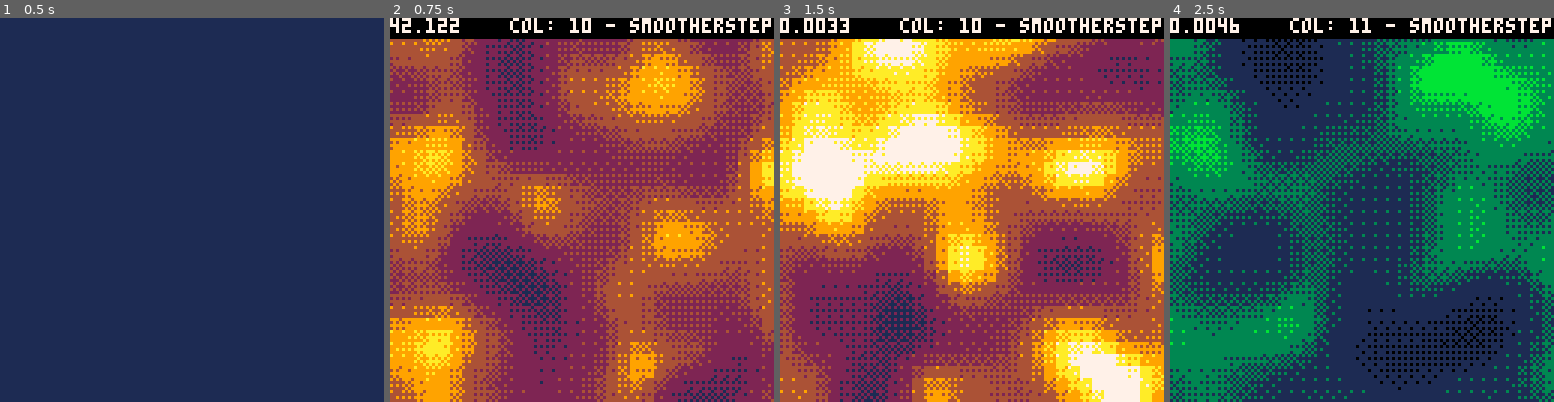
Above: before the commit, frames 1-4 (left to right).
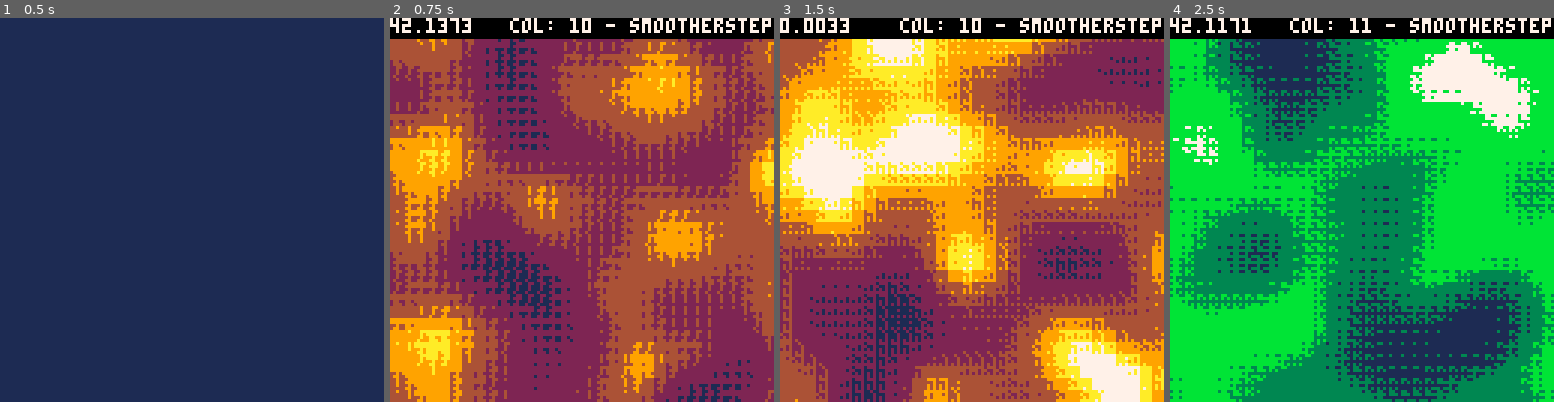
Above: after the commit, the same moments.

Repository: Schnobb/pico8-stuff
Game: PICO-8 cartridge perlin.p8
Two runs of this game, one before a commit and one after it. Both use one fixed random seed, a clock stepped at 60 frames per second and the inputs below.
Inputs:
- Up to frame 1 (0.5 s): tap X (X key) at 0.33 s
- Up to frame 2 (0.75 s): tap O (Z key) at 0.7 s
- Up to frame 3 (1.5 s): tap X (X key) at 1.07 s
- Up to frame 4 (2.5 s): hold Right 1.6-2.1 s; tap O (Z key) at 1.7, 2.1 s; tap X (X key) at 1.85 s; hold Up 2.15-2.42 s; hold Right from 2.47 s (still down)

Frame 1 is identical in both runs. In frame 2, 22% of the frame differs, in the area x 0-100%, y 0-100%; in frame 3, 21%; in frame 4, 78%.

Commit message:
added a random brightness table feature to dither

Diff:
--- a/dither.p8
+++ b/dither.p8
@@ -11,6 +11,7 @@
  interp=interp_list[interp_idx+1].f
 
  color_res=32
+ bright_pat=nil
  init_colors(color_res)
 end
 
@@ -32,11 +33,16 @@
 	 regen=true
 	end
 
+	if btnp(❎) then
+	 bright_pat=gen_rnd_pat()
+	 regen=true
+	end
+
 	interp=interp_list[interp_idx+1].f
 	interp(0,1,0.5)
 
 	if regen then
-	 init_colors(color_res)
+	 init_colors(color_res,bright_pat)
 	end
 end
 
@@ -59,14 +65,14 @@
 -->8
 --colors
 
-function init_colors(res)
+function init_colors(res,bright)
  -- enable color fill patterns
  poke(0x5f34,1)
 
  -- res: resolution of brightness gradient, default 128
  res=res or 128
 
- local bright={
+ bright=bright or {
   0b0.1000000000000000,
   0b0.1000000000100000,
   0b0.1000000010100000,
@@ -97,7 +103,7 @@
   {0,1,2,8},
   {0,1,2,4,9},
   {0,1,2,4,9,10,7},
-  {0,1,3,11},
+  {0,1,3,11,11,7},
   {0,1,13,12,7},
   {0,1,13},
   {0,1,8,14},
@@ -106,15 +112,15 @@
 
 	colors={res=res}
 
-	for i=0,15 do
+	for i=0,#hues-1 do
  	local h=hues[i+1]
- 	local hi=1
+ 	local hi=0
  	local hstep=res\(#h-1)
 		colors[i]={}
 
 		for j=0,res do
 		 local b=interp(0,#bright,(j%hstep)/hstep)
-		 if j>0 and j%hstep==0 then
+		 if j%hstep==0 then
 		  hi=hi+1
 		 end
 
@@ -130,7 +136,7 @@
 end
 
 function hcolor(base,light)
-	local l=light*colors.res
+	local l=min(light,1)*colors.res
 	return colors[base][flr(l)]
 end
 -->8
@@ -210,6 +216,32 @@
 		end
 	end
 end
+
+function next_rnd_pat(prev)
+ while prev!=0xffff do
+  local bit=flr(rnd(16))
+  if band(2^bit,prev)==0 then
+   return bor(2^bit,prev)
+  end
+ end
+
+ return nil
+end
+
+function gen_rnd_pat()
+ local pats={0}
+
+ for i=1,16 do
+  local n=next_rnd_pat(pats[i])
+  add(pats,n)
+ end
+
+ for i=1,#pats do
+ 	pats[i]=band(0x0000.ffff,pats[i]>>16)
+ end
+
+ return pats
+end
 __gfx__
 00000000010000000000000000000000000000000000000000000000000000000000000000000000000000000000000000000000000000000000000000000000
 00000000010000000000000000000000000000000000000000000000000000000000000000000000000000000000000000000000000000000000000000000000
--- a/fire.p8
+++ b/fire.p8
@@ -8,7 +8,7 @@
 local wind=0.6
 
 function _init()
- lowres = false
+ lowres = true
  buffer_size = 127
 
  if lowres then
--- a/perlin.p8
+++ b/perlin.p8
@@ -25,6 +25,7 @@
 
  draw=true
  debug=true
+ rnd_pat=true
 
  interp_list={
   {f=lerp,name="lerp"},
@@ -38,8 +39,14 @@
  col_idx=10
 
  local seed=nil
+ local bpat=nil
+
+ if rnd_pat then
+  bpat=gen_rnd_pat()
+ end
+
  init_grad(seed)
- init_colors(64)
+ init_colors(64,bpat)
 end
 
 function _update60()
@@ -67,6 +74,9 @@
 
  if btnp(🅾️) then
   init_grad()
+  if rnd_pat then
+   init_colors(64,gen_rnd_pat())
+  end
   draw=true
  end
 
@@ -275,14 +285,14 @@
 -->8
 --colors
 
-function init_colors(res)
+function init_colors(res,bright)
  -- enable color fill patterns
  poke(0x5f34,1)
 
- -- res: resolution of brightness gradiant, default 128
+ -- res: resolution of brightness gradient, default 128
  res=res or 128
 
- local bright={
+ bright=bright or {
   0b0.1000000000000000,
   0b0.1000000000100000,
   0b0.1000000010100000,
@@ -313,7 +323,7 @@
   {0,1,2,8},
   {0,1,2,4,9},
   {0,1,2,4,9,10,7},
-  {0,1,3,11},
+  {0,1,3,11,11,7},
   {0,1,13,12,7},
   {0,1,13},
   {0,1,8,14},
@@ -322,16 +332,15 @@
 
 	colors={res=res}
 
-	for i=0,15 do
+	for i=0,#hues-1 do
  	local h=hues[i+1]
- 	local hi=1
+ 	local hi=0
  	local hstep=res\(#h-1)
 		colors[i]={}
 
 		for j=0,res do
 		 local b=smoothstep(0,#bright,(j%hstep)/hstep)
-		 b=flr(b)
-		 if j>0 and j%hstep==0 then
+		 if j%hstep==0 then
 		  hi=hi+1
 		 end
 
@@ -341,7 +350,7 @@
 		 local cright=h[min(hi+1,#h)]
 
 		 colors[i][j]=bor(cleft,shl(cright,4))
-		 colors[i][j]+=bright[b+1]
+		 colors[i][j]+=bright[flr(b)+1]
 		end
 	end
 end
@@ -349,6 +358,32 @@
 function hcolor(base,light)
 	local l=light*colors.res
 	return colors[base][flr(l)]
+end
+
+function next_rnd_pat(prev)
+ while prev!=0xffff do
+  local bit=flr(rnd(16))
+  if band(2^bit,prev)==0 then
+   return bor(2^bit,prev)
+  end
+ end
+
+ return nil
+end
+
+function gen_rnd_pat()
+ local pats={0}
+
+ for i=1,16 do
+  local n=next_rnd_pat(pats[i])
+  add(pats,n)
+ end
+
+ for i=1,#pats do
+ 	pats[i]=band(0x0000.ffff,pats[i]>>16)
+ end
+
+ return pats
 end
 __gfx__
 00000000000000000000000000000000000000000000000000000000000000000000000000000000000000000000000000000000000000000000000000000000
--- /dev/null
+++ b/rndpat.p8
@@ -0,0 +1,41 @@
+pico-8 cartridge // http://www.pico-8.com
+version 29
+__lua__
+function next_rnd_pat(prev)
+ while prev!=0xffff do
+  local bit=flr(rnd(16))
+  if band(2^bit,prev)==0 then
+   return bor(2^bit,prev)
+  end
+ end
+
+ return nil
+end
+
+function gen_rnd_pat()
+ local pats={0}
+
+ for i=1,16 do
+  local n=next_rnd_pat(pats[i])
+  add(pats,n)
+ end
+
+ for i=1,#pats do
+ 	pats[i]=band(0x0000.ffff,pats[i]>>16)
+ end
+
+ return pats
+end
+
+cls()
+local ps=gen_rnd_pat()
+for p in all(ps) do
+	print(tostr(p,true))
+end
+__gfx__
+00000000000000000000000000000000000000000000000000000000000000000000000000000000000000000000000000000000000000000000000000000000
+00000000000000000000000000000000000000000000000000000000000000000000000000000000000000000000000000000000000000000000000000000000
+00700700000000000000000000000000000000000000000000000000000000000000000000000000000000000000000000000000000000000000000000000000
+00077000000000000000000000000000000000000000000000000000000000000000000000000000000000000000000000000000000000000000000000000000
+00077000000000000000000000000000000000000000000000000000000000000000000000000000000000000000000000000000000000000000000000000000
+00700700000000000000000000000000000000000000000000000000000000000000000000000000000000000000000000000000000000000000000000000000
